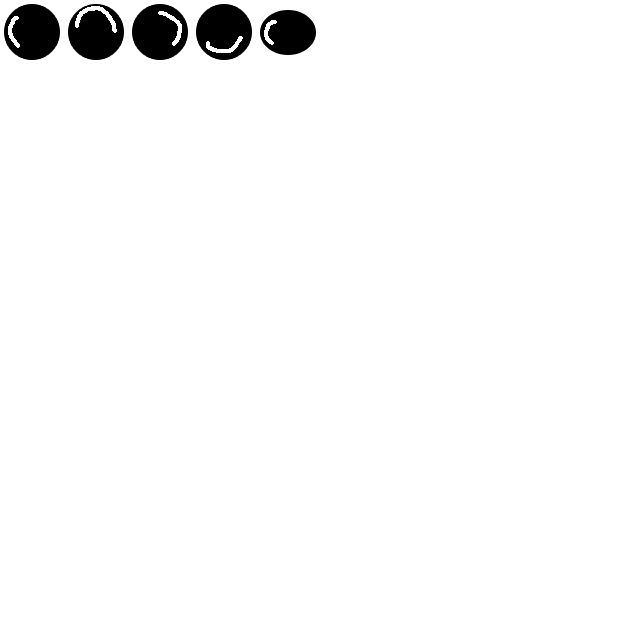
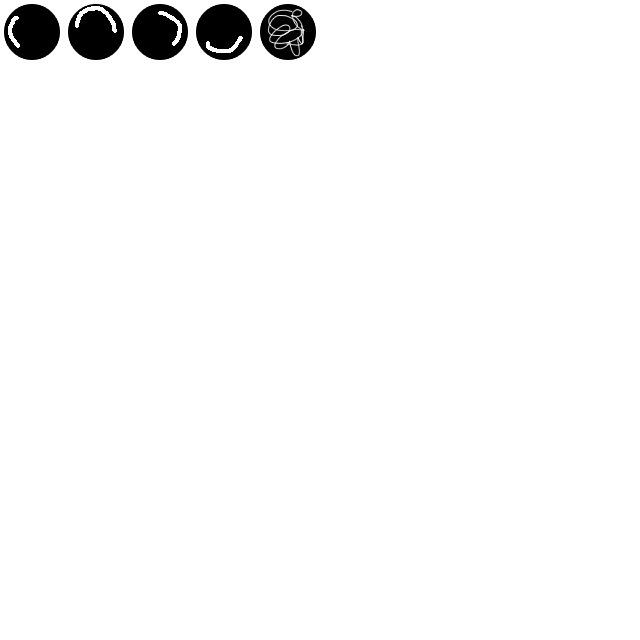
Layers edited between the first and the second 640 × 640 image:
painted on "Layer 1" over [264, 9, 305, 57]
painted on "jump" over [260, 4, 316, 60]
